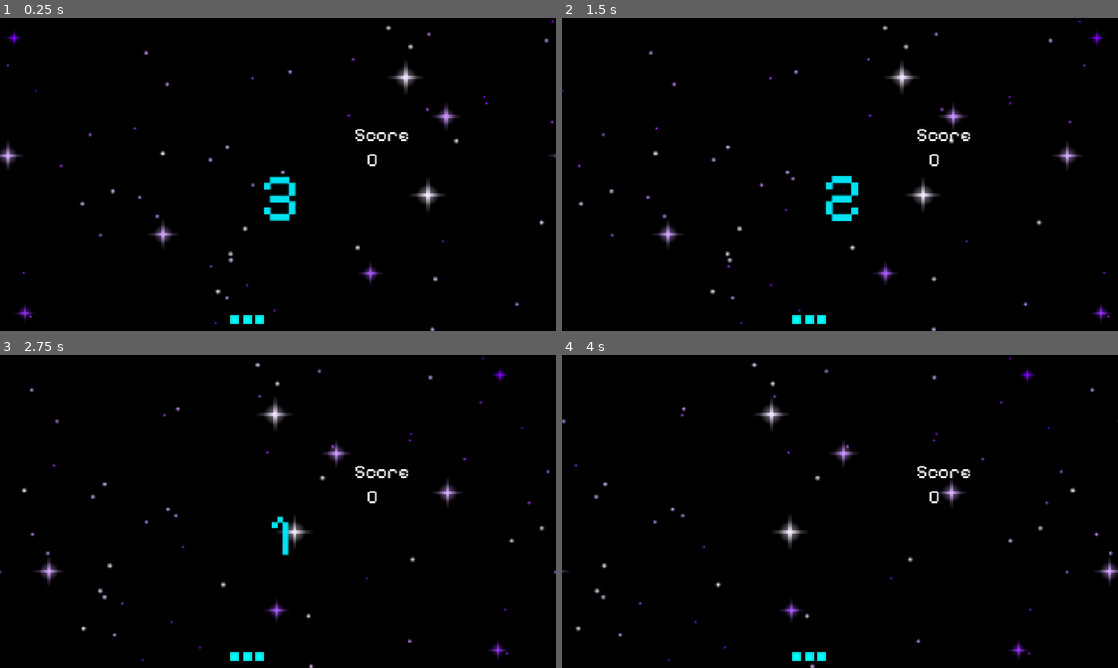
Above: before the commit, frames 1-4 (two rows, left to right).
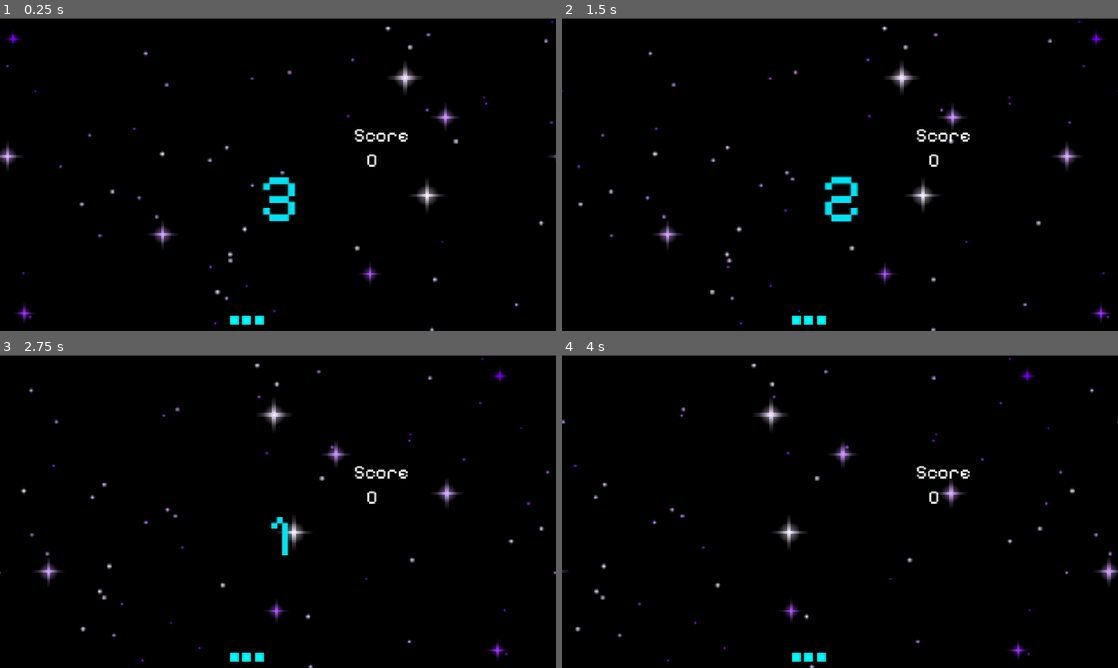
Above: after the commit, the same moments.

Repository: akhakhakh/Project-2.1-Light-Festival
Game: Godot game, scene res://scenes_stacker/Main.tscn
Two runs of this game, one before a commit and one after it. Both use one fixed random seed, a clock stepped at 60 frames per second and the inputs below.
Inputs:
- Up to frame 1 (0.25 s): no input
- Up to frame 2 (1.5 s): hold Left (green_button) 0.53-1.28 s; tap Up (blue_button) at 1.35 s
- Up to frame 3 (2.75 s): tap Left (green_button) at 1.55 s; hold Left (green_button) from 2.03 s (still down)
- Up to frame 4 (4 s): release Left (green_button) at 2.78 s; tap Down (red_button) at 2.85 s; tap Left (green_button) at 3.05, 3.8 s; hold Right (yellow_button) from 3.53 s (still down)

The runs differ from the first frame. In frame 1, 1.4% of the frame differs, in the area x 0-100%, y 0-100%; in frame 2, 1.3%; in frame 3, 1.2%; in frame 4, 1.1%.

Commit message:
added shaking effect after 5 perfect stack

Diff:
--- /dev/null
+++ b/stacker_game/stacker-prototype/scenes_stacker/CameraShake.gd
@@ -0,0 +1,11 @@
+extends Camera2D
+
+
+# Called when the node enters the scene tree for the first time.
+func _ready() -> void:
+	pass # Replace with function body.
+
+
+# Called every frame. 'delta' is the elapsed time since the previous frame.
+func _process(delta: float) -> void:
+	pass
--- a/stacker_game/stacker-prototype/scenes_stacker/Main.tscn
+++ b/stacker_game/stacker-prototype/scenes_stacker/Main.tscn
@@ -9,6 +9,7 @@
 [ext_resource type="AudioStream" uid="uid://b77q7rariimfk" path="res://sounds_stacker/stack_sound.wav" id="7_5jyyt"]
 [ext_resource type="AudioStream" uid="uid://j2d6ogkq78jc" path="res://sounds_stacker/perfect_streak.wav" id="8_jnr6r"]
 [ext_resource type="AudioStream" uid="uid://m3j4ckxvxo5i" path="res://sounds_stacker/countdown_sound.wav" id="9_yt78e"]
+[ext_resource type="Script" uid="uid://cy8w37nyog3r2" path="res://scripts_stacker/CameraShake.gd" id="10_gwiyq"]
 
 [sub_resource type="ShaderMaterial" id="ShaderMaterial_tipki"]
 shader = ExtResource("2_gwiyq")
@@ -680,6 +681,7 @@
 scale_amount_curve = SubResource("Curve_jyhfs")
 
 [node name="CPUParticles2D_Red" type="CPUParticles2D" parent="Icon"]
+visible = false
 emitting = false
 amount = 60
 lifetime = 1.5
@@ -717,6 +719,7 @@
 scale_amount_curve = SubResource("Curve_tbgi4")
 
 [node name="CPUParticles2D_Red" type="CPUParticles2D" parent="Icon2"]
+visible = false
 emitting = false
 amount = 60
 lifetime = 1.5
@@ -755,6 +758,7 @@
 scale_amount_curve = SubResource("Curve_tefeu")
 
 [node name="CPUParticles2D_Red" type="CPUParticles2D" parent="Icon3"]
+visible = false
 emitting = false
 amount = 60
 lifetime = 1.5
@@ -832,3 +836,8 @@
 stream = ExtResource("9_yt78e")
 volume_db = 8.211
 autoplay = true
+
+[node name="Camera2D" type="Camera2D" parent="."]
+position = Vector2(577, 323)
+limit_enabled = false
+script = ExtResource("10_gwiyq")
--- /dev/null
+++ b/stacker_game/stacker-prototype/scripts_stacker/CameraShake.gd
@@ -0,0 +1,17 @@
+extends Camera2D
+
+var shake_amount := 0.0
+var shake_decay := 5.0
+
+func _process(delta):
+	if shake_amount > 0.0:
+		offset = Vector2(
+			randf_range(-shake_amount, shake_amount),
+			randf_range(-shake_amount, shake_amount)
+		)
+		shake_amount = lerp(shake_amount, 0.0, float(shake_decay) * delta)
+	else:
+		offset = Vector2.ZERO
+
+func shake(power):
+	shake_amount = power
--- a/stacker_game/stacker-prototype/scripts_stacker/main.gd
+++ b/stacker_game/stacker-prototype/scripts_stacker/main.gd
@@ -447,6 +447,10 @@
 func update_streak(is_perfect: bool):
 	if is_perfect:
 		perfect_streak += 1
+
+		if perfect_streak == 5:
+			$Camera2D.shake(10)  #shake effect
+
 		score_multiplier = 1.5 if perfect_streak >= 5 else 1.0
 		if perfect_streak >= 5:
 			print("1.5x multiplier active! (Streak:", perfect_streak, ")")
@@ -703,6 +707,7 @@
 func update_score_display():
 	if score_label != null:
 		score_label.text = str(score)
+
 
 
 func end_game(win: bool) -> void:
Not shown, added: stacker_game/stacker-prototype/scenes_stacker/CameraShake.gd.uid
Not shown: 1 places in stacker_game/stacker-prototype/scenes_stacker/Main.tscn that only renumber resources
Not shown, added: stacker_game/stacker-prototype/scripts_stacker/CameraShake.gd.uid
